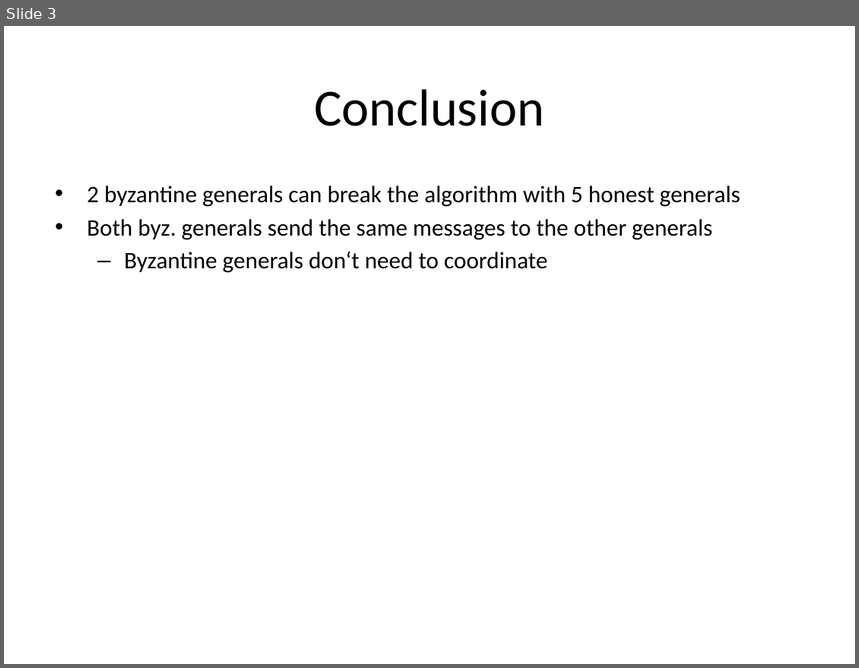
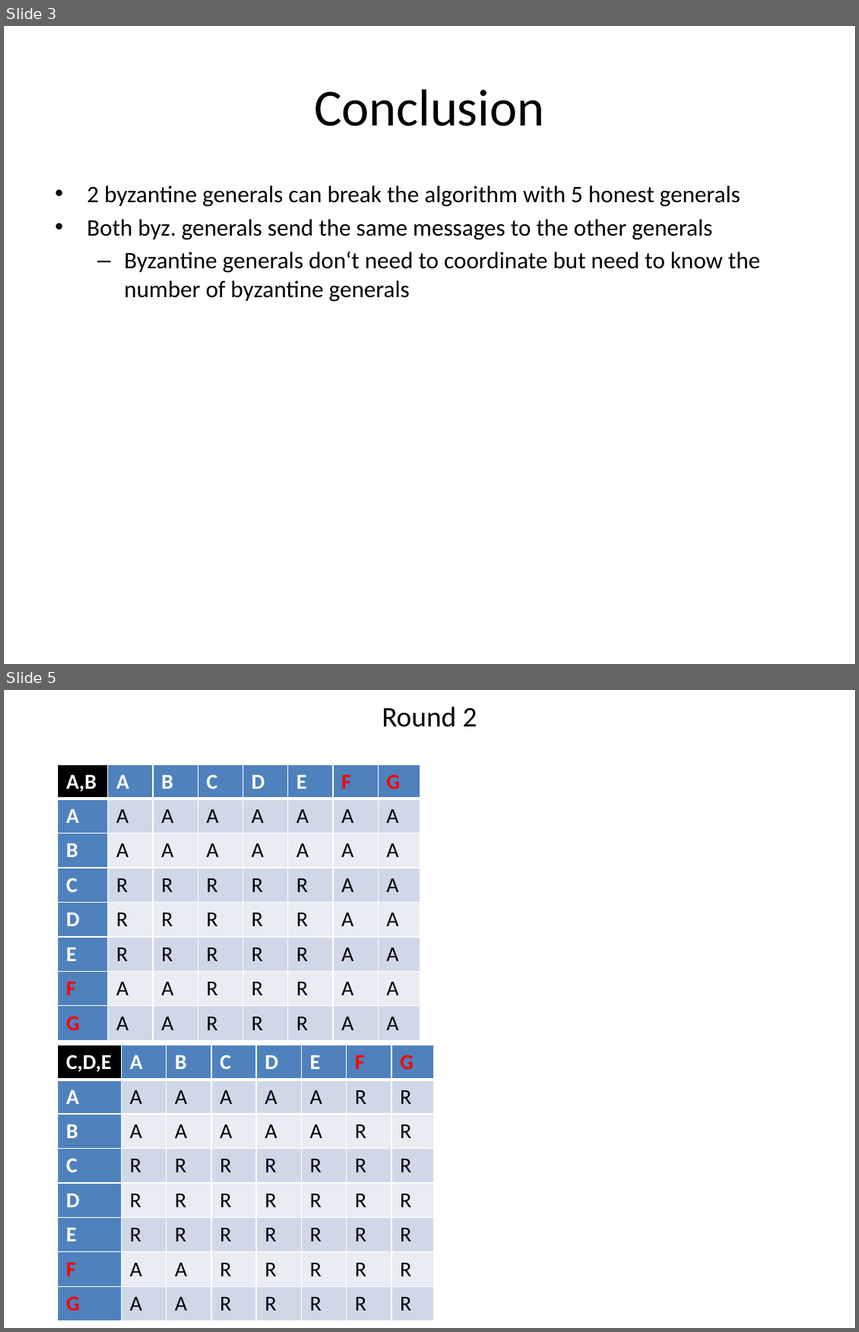
Before and after one commit to tjeromin/Distributed-Systems, a slide deck: Lab4/task3.pptx. Shown one above the other, each under a label of ours: slide 3 before the commit, slides 3 and 5 after it; the slides between them are not shown. The pictures are 859x668 and 859x1332 pixels, drawn with LibreOffice and Linux fonts; fonts in the diff are those of the drawing. Boxes give left, top, right and bottom in pixels: in the first picture for what was removed or moved away, otherwise in the second. Text is boxed around its words. In the diff, an @@ line names an element or a change of style, - is before the commit and + after.

```diff
--- a/Lab4/task3.pptx
+++ b/Lab4/task3.pptx
@@ slide 5 added at (4,690,855,1328), background #FFFFFF @@
@@ text added at (382,707,477,727), 24 pt, text #000000 @@
+Round 2
@@ table added at (58,764,424,1037), 8 rows, 8 columns @@
+A,B | A | B | C | D | E | F | G
+A | A | A | A | A | A | A | A
+B | A | A | A | A | A | A | A
+C | R | R | R | R | R | A | A
+D | R | R | R | R | R | A | A
+E | R | R | R | R | R | A | A
+F | A | A | R | R | R | A | A
+G | A | A | R | R | R | A | A
@@ table added at (58,1045,437,1317), 8 rows, 8 columns @@
+C,D,E | A | B | C | D | E | F | G
+A | A | A | A | A | A | R | R
+B | A | A | A | A | A | R | R
+C | R | R | R | R | R | R | R
+D | R | R | R | R | R | R | R
+E | R | R | R | R | R | R | R
+F | A | A | R | R | R | R | R
+G | A | A | R | R | R | R | R
@@ slide 3 changed as well @@
@@ text at (124,251,760,302): text changed @@
-  – Byzantine generals don‘t need to coordinate
+  – Byzantine generals don‘t need to coordinate but need to know the number of byzantine generals
```
Also in this commit, not shown: 2 other slides changed, 3 other slides added, 1 other file.
